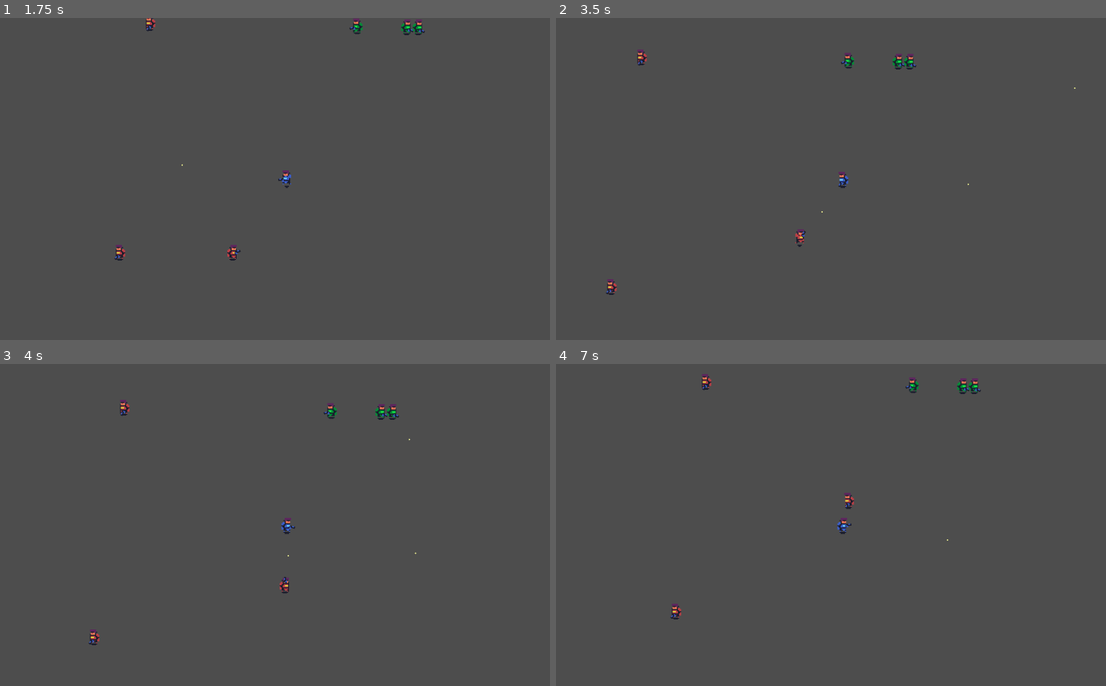
Above: before the commit, frames 1-4 (two rows, left to right).
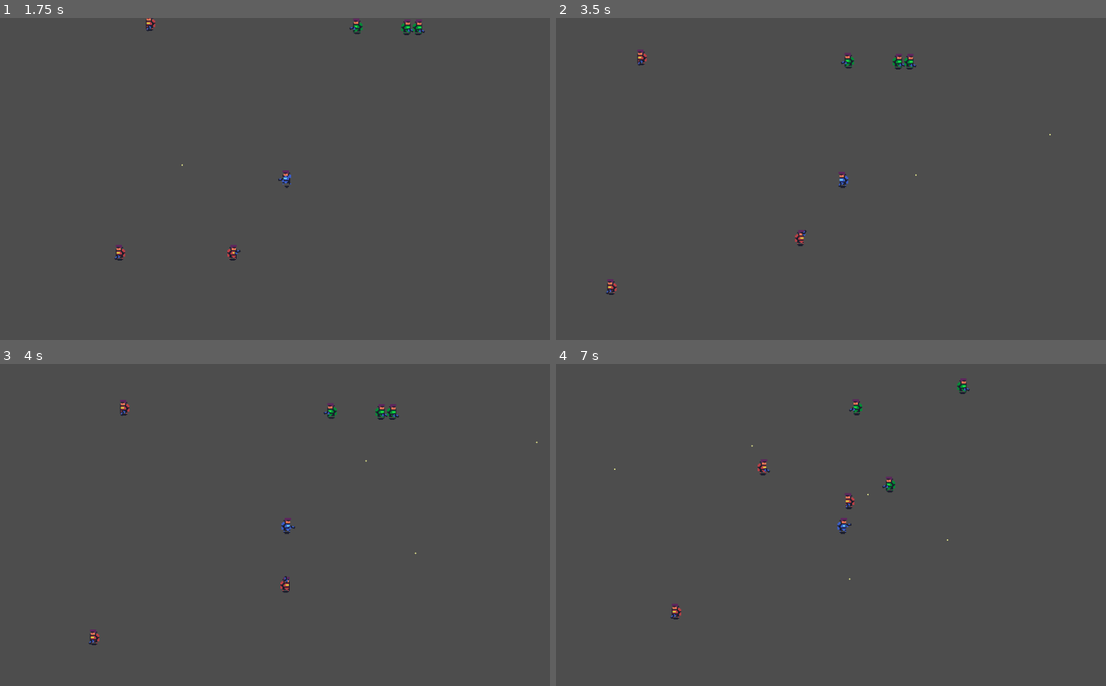
Above: after the commit, the same moments.

Repository: CatsArePanzers/godot-game-project
Game: Godot game, scene res://main.tscn
Two runs of this game, one before a commit and one after it. Both use one fixed random seed, a clock stepped at 60 frames per second and the inputs below.
Inputs (mouse positions are in pixels of both pictures, inside the frame that each line leads up to):
- Up to frame 1 (1.75 s): tap Enter at 0.5 s; move the mouse to (412, 162) at 0.52 s; hold D (move_right) 0.53-1.28 s; click (412, 162) at 0.6 s; move the mouse to (170, 195) at 1.27 s; hold S (move_down) from 1.28 s (still down); click (170, 195) at 1.35 s
- Up to frame 2 (3.5 s): move the mouse to (902, 108) at 2.02 s; release S (move_down) at 2.03 s; hold D (move_right) 2.03-2.78 s; click (902, 108) at 2.1 s; move the mouse to (814, 243) at 2.77 s; hold W (move_up) from 2.78 s (still down); click (814, 243) at 2.85 s
- Up to frame 3 (4 s): move the mouse to (456, 573) at 3.52 s; release W (move_up) at 3.53 s; hold A (move_left) from 3.53 s (still down); click (456, 573) at 3.6 s
- Up to frame 4 (7 s): move the mouse to (671, 476) at 4.27 s; click (671, 476) at 4.35 s; move the mouse to (869, 525) at 5.02 s; release A (move_left) at 5.03 s; hold S (move_down) 5.03-5.78 s; click (869, 525) at 5.1 s; move the mouse to (759, 444) at 5.77 s; hold D (move_right) 5.78-6.53 s; click (759, 444) at 5.85 s; move the mouse to (968, 508) at 6.52 s; hold W (move_up) from 6.53 s (still down); click (968, 508) at 6.6 s

Frame 1 is identical in both runs. In frame 2, less than 0.1% of the frame differs, in the area x 43-95%, y 21-72%; in frame 3, less than 0.1%; in frame 4, 0.5%, in the area x 10-78%, y 3-68%.

Commit message:
Made code improvements

Diff:
--- a/entities/allies/ally.gd
+++ b/entities/allies/ally.gd
@@ -1,6 +1,8 @@
 extends CharacterBody2D
 
-@onready var ai  = $AI
+class_name Ally
+
+@onready var ai: AllyAI = $AI
 
 @onready var gun   		= $Gun
 @onready var barrel     = $Gun/GunBarrel
@@ -23,6 +25,9 @@
 	ai.set_weapon(gun)
 	ai.connect("emit_target", self.set_target)
 	animate()
+
+func get_hit_from_pos():
+	pass
 
 func get_team():
 	return team.team
--- a/entities/allies/ally_ai.gd
+++ b/entities/allies/ally_ai.gd
@@ -1,4 +1,6 @@
 extends Node2D
+
+class_name AllyAI
 
 signal emit_target(target)
 
@@ -38,20 +40,30 @@
 		CharacterState.HIT:
 			if target != null:
 				state = CharacterState.ATTACK
+				pass
+
 			turn_to(hit_from, rotation_speed * delta * 10)
+
 			var angle = weapon.global_position.direction_to(hit_from).angle()
-			if parent.get_target() != end_of_fov and abs(weapon.global_rotation - angle) <= PI/18:
+			if (
+					parent.get_target() != end_of_fov
+					and fmod(abs(weapon.global_rotation - angle), PI * 1.99) <= PI/18
+			):
 				emit_target.emit(end_of_fov)
+
 		CharacterState.ATTACK:
-			if target != null and weapon != null:
-				turn_to(target.global_position, rotation_speed * delta)
-				var angle = weapon.global_position.direction_to(target.global_position).angle()
-				if (
-						$Cooldown.is_stopped()
-						and abs(weapon.global_rotation) - abs(angle) <= PI/36
-				):
-					weapon.shoot()
-					$Cooldown.start()
+			if target == null or weapon == null:
+				pass
+
+			turn_to(target.global_position, rotation_speed * delta)
+
+			var angle = weapon.global_position.direction_to(target.global_position).angle()
+			if (
+					$Cooldown.is_stopped()
+					and fmod(abs(weapon.global_rotation - angle), PI * 1.99) <= PI/18
+			):
+				weapon.shoot()
+				$Cooldown.start()
 
 func _on_detection_zone_body_entered(body):
 	if (
@@ -91,9 +103,9 @@
 			target = targets_queue[0]
 		emit_target.emit(target)
 
-func turn_to(pos, rotation_speed = self.rotation_speed):
+func turn_to(pos, p_rotation_speed = self.rotation_speed):
 	var final_pos = weapon.global_position.direction_to(pos)
 	var angle = lerp_angle(weapon.rotation, final_pos.angle(), 1)
-	var direction = clamp(angle, weapon.rotation - rotation_speed, weapon.rotation + rotation_speed)
+	var direction = clamp(angle, weapon.rotation - p_rotation_speed, weapon.rotation + p_rotation_speed)
 	weapon.rotation = direction
 	detection_zone.rotation = weapon.rotation + PI/2
--- a/entities/enemies/enemy.gd
+++ b/entities/enemies/enemy.gd
@@ -1,4 +1,6 @@
 extends CharacterBody2D
+
+class_name Enemy
 
 @onready var ai  = $AI
 
@@ -15,7 +17,7 @@
 
 var direction = Vector2.ZERO
 var target = null
-var target_distance: int = -1
+var target_distance = -1
 
 @export var health: int = 100
 
--- a/entities/enemies/enemy_ai.gd
+++ b/entities/enemies/enemy_ai.gd
@@ -1,4 +1,6 @@
 extends Node2D
+
+class_name EnemyAI
 
 signal emit_target(target)
 
@@ -35,23 +37,34 @@
 	match state:
 		CharacterState.IDLE:
 			pass
+
 		CharacterState.HIT:
 			if target != null:
 				state = CharacterState.ATTACK
+				pass
+
 			turn_to(hit_from, rotation_speed * delta * 5)
+
 			var angle = weapon.global_position.direction_to(hit_from).angle()
-			if parent.get_target() != end_of_fov and abs(weapon.global_rotation - angle) <= PI/36:
+			if (
+					parent.get_target() != end_of_fov
+					and fmod(abs(weapon.global_rotation - angle), PI * 1.99) <= PI/18
+			):
 				emit_target.emit(end_of_fov)
+
 		CharacterState.ATTACK:
-			if target != null and weapon != null:
-				turn_to(target.global_position, rotation_speed * delta)
-				var angle = weapon.global_position.direction_to(target.global_position).angle()
-				if (
-						$Cooldown.is_stopped()
-						and abs(weapon.global_rotation) - abs(angle) <= PI/18
-				):
-					weapon.shoot()
-					$Cooldown.start()
+			if target == null or weapon == null:
+				pass
+
+			turn_to(target.global_position, rotation_speed * delta)
+
+			var angle = weapon.global_position.direction_to(target.global_position).angle()
+			if (
+					$Cooldown.is_stopped()
+					and fmod(abs(weapon.global_rotation - angle), PI * 1.99) <= PI/18
+			):
+				weapon.shoot()
+				$Cooldown.start()
 
 func _on_detection_zone_body_entered(body):
 	if (
@@ -91,9 +104,9 @@
 			target = targets_queue[0]
 		emit_target.emit(target)
 
-func turn_to(pos, rotationa_speed = PI):
+func turn_to(pos, p_rotation_speed = PI):
 	var final_pos = weapon.global_position.direction_to(pos)
 	var angle = lerp_angle(weapon.rotation, final_pos.angle(), 1)
-	var direction = clamp(angle, weapon.rotation - rotationa_speed, weapon.rotation + rotationa_speed)
+	var direction = clamp(angle, weapon.rotation - p_rotation_speed, weapon.rotation + p_rotation_speed)
 	weapon.rotation = direction
 	detection_zone.rotation = weapon.rotation + PI/2
--- a/weapons/bullet.gd
+++ b/weapons/bullet.gd
@@ -17,10 +17,13 @@
 func _on_body_entered(body):
 	if body.has_method("take_damage") and body.get_team() != team:
 		body.take_damage(20)
-	queue_free()
+
 	if body.has_method("set_state") and body.get_state() != CharacterState.ATTACK:
 		body.set_state(CharacterState.HIT)
 		body.ai.hit_from = global_position - (direction * speed)
+
+	queue_free()
+
 
 """
 func _on_body_exited(_body):
